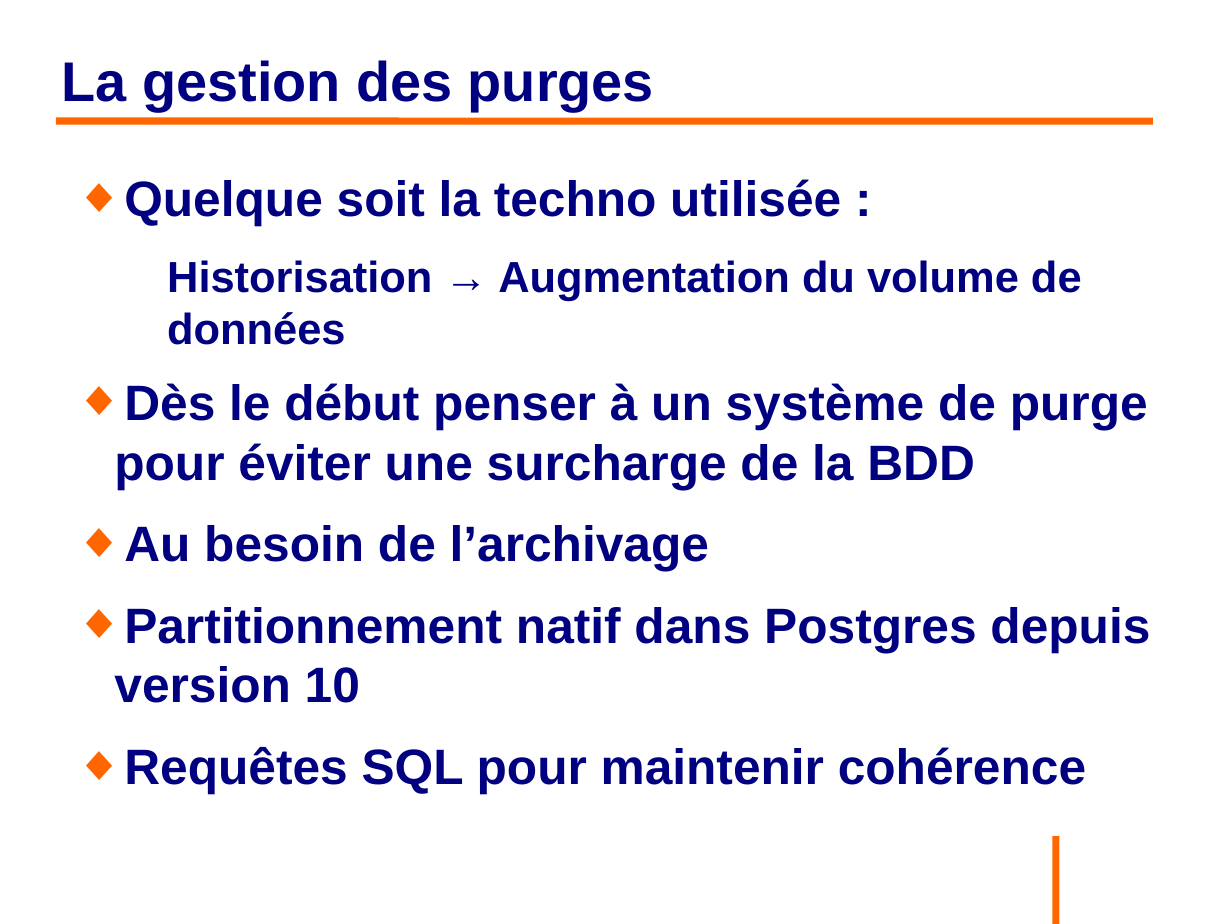
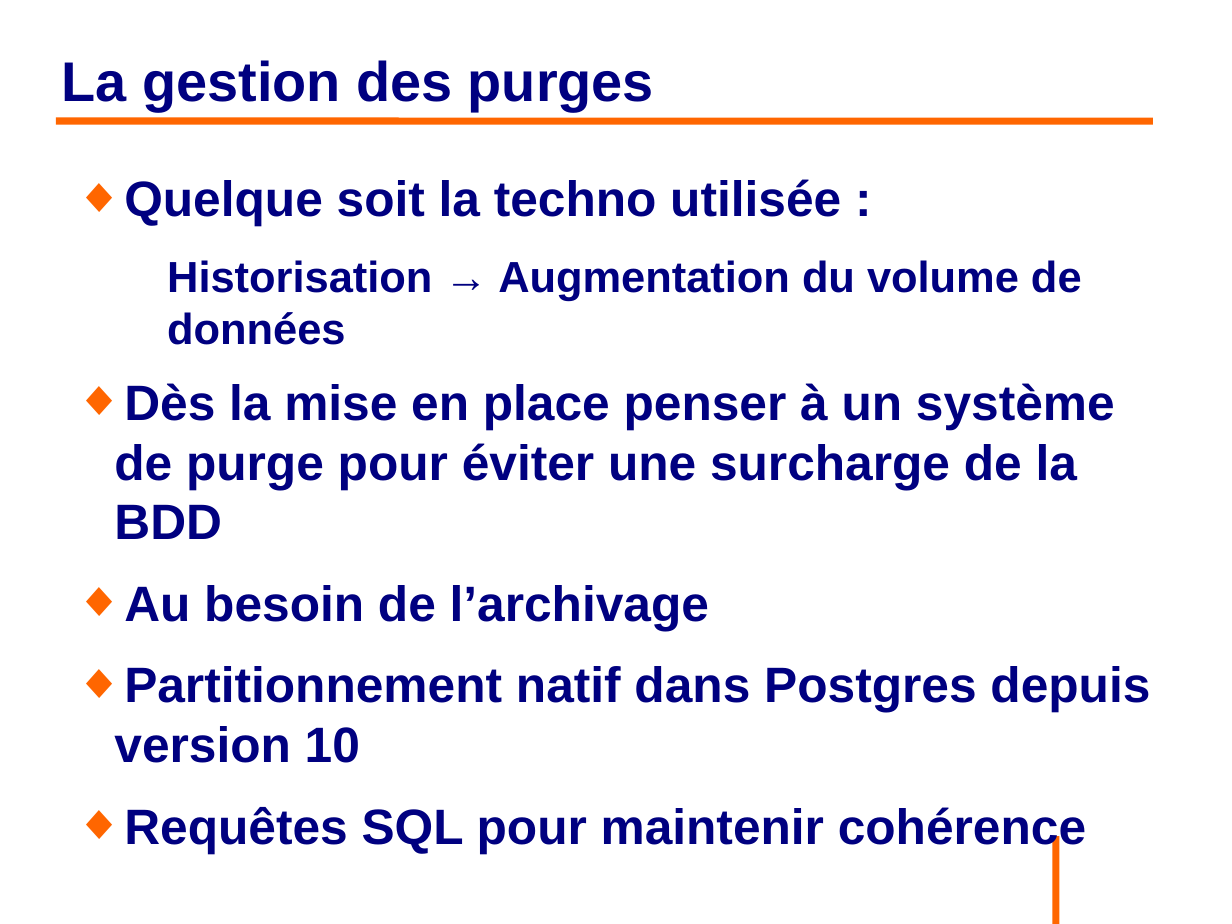
Before and after one commit to philphils/formation-hibernate-avancee, a slide deck: slide 151 of Documentation/diapo_formation_hibernate_avancee.odp (slide 150 before the commit). Drawn at 1232x924 pixels with LibreOffice and Linux fonts; fonts in the diff are those of the drawing; background and template pictures are left out. Boxes give left, top, right and bottom in pixels: in the first picture for what was removed or moved away, otherwise in the second. Text is boxed around its words. In the diff, an @@ line names an element or a change of style, - is before the commit and + after.

```diff
--- a/Documentation/diapo_formation_hibernate_avancee.odp
+++ b/Documentation/diapo_formation_hibernate_avancee.odp
@@ text at bbox=[114, 383, 1115, 539]: text changed @@
-◆ Dès le début penser à un système de purge pour éviter une surcharge de la BDD
+◆ Dès la mise en place penser à un système de purge pour éviter une surcharge de la BDD
```
Also in this commit, not shown: 8 other slides changed, 2 slides added.
